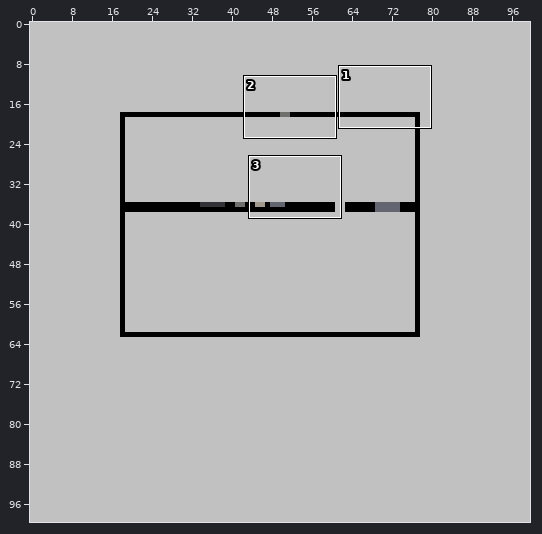
An edit to a level. Tiled map (JSON), assets/tilemaps/level.json. The picture above shows the old version from afar; the outline marks the close-up.
Close-up. Earlier state:
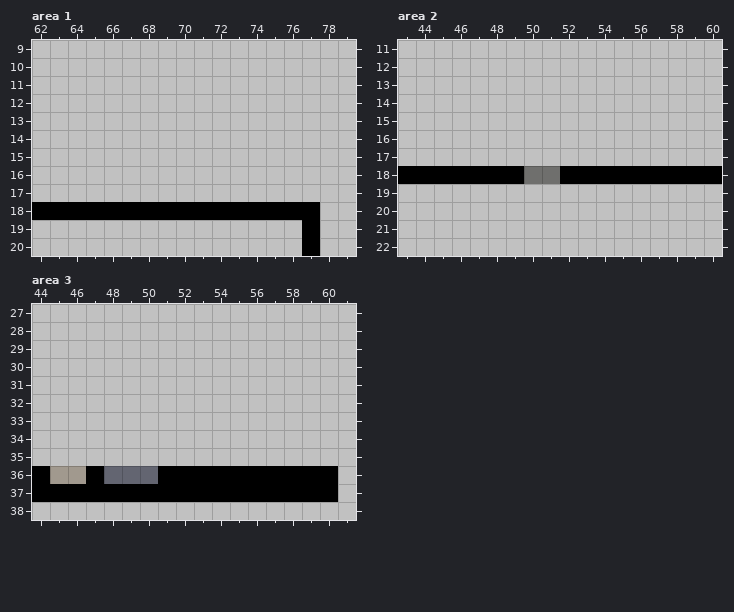
Cells are 32x32 px. Shown: area 1 x 62..79, y 9..20; area 2 x 43..60, y 11..22; area 3 x 44..61, y 27..38. The commit also changed other parts of the map, which this record leaves out. The old version is drawn lined up with the new one.
And afterwards:
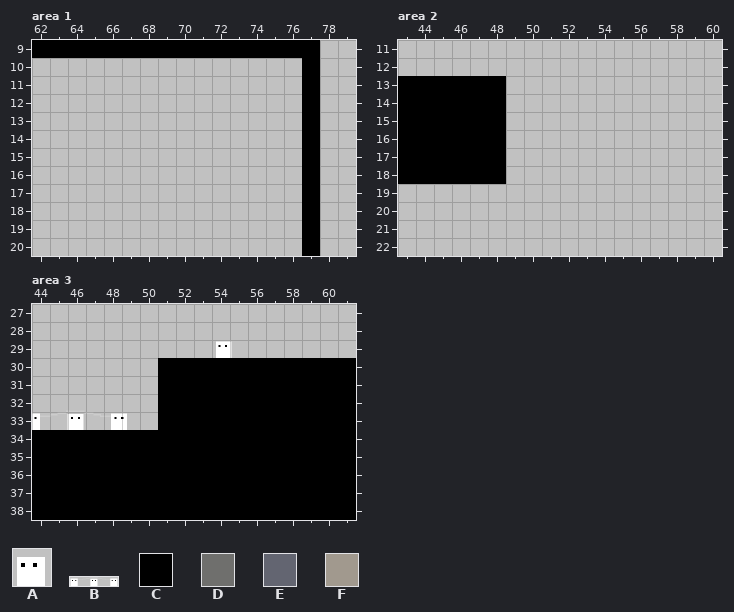
Key: from "enemy0": A 0; from "jumper": B 0; from "tileset01": C 0, D 2, E 3, F 4.
_ is an empty cell.
Objects are placed by their top-left corner, in cells (3,4 is the top-left corner of cell 3,4); size is 1x1 cell unless given.
Edits made:
map size 60x45 -> 100x100 cells (old content now starts at 18,18; both pictures use the new coordinates)
Layer "layer01", area 1:
Tile C now appears in row 9 at x 62 to 77; in rows 10 to 17 at x 77.
Tile C is removed in row 18 at x 62 to 76.
Layer "layer01", area 2:
Tile C now appears in rows 13 to 17 at x 43 to 48.
Tile C is removed in row 18 at x 49 and 52 to 60.
Tile D is removed in row 18 at x 50 to 51.
Layer "layer01", area 3:
The author changed tile E to tile C in row 36 at x 48 to 50.
The author changed tile F to tile C in row 36 at x 45 to 46.
Tile C now appears in rows 30 to 33 at x 51 to 61; in rows 34 to 35 at x 44 to 61; in rows 36 to 37 at x 61; in row 38 at x 44 to 61.
Layer "Enemies" (added), area 3:
A new object: A at 54.1,28.8 size 1.2x1.2.
A new object: B at 43.5,32.9 size 5.8x1.1.
